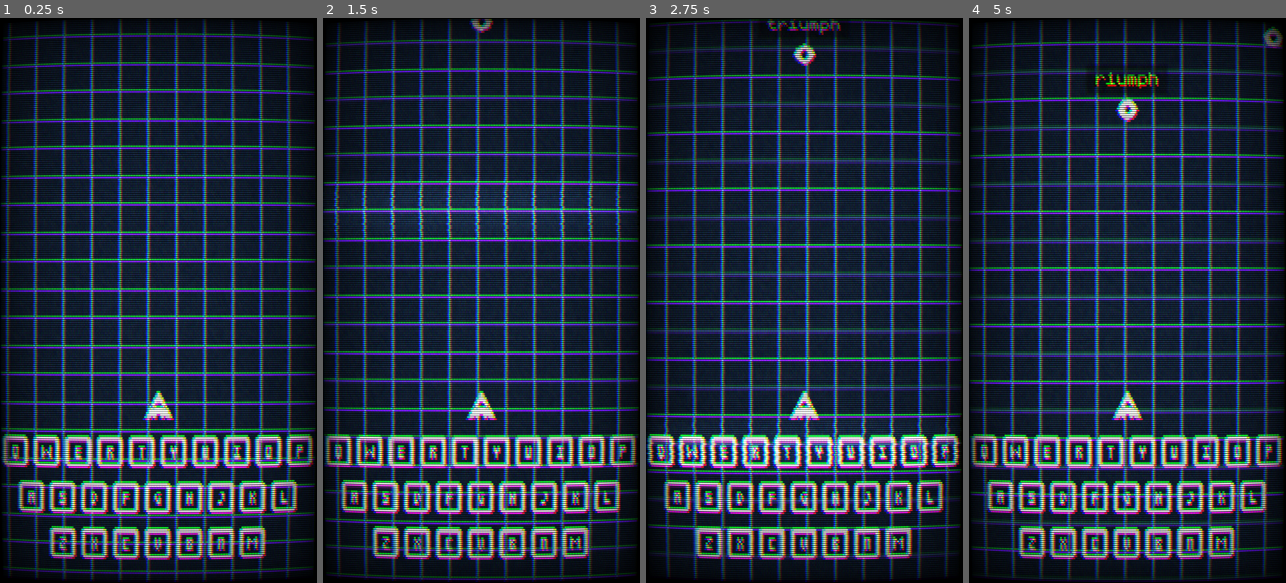
Above: before the commit, frames 1-4 (left to right).
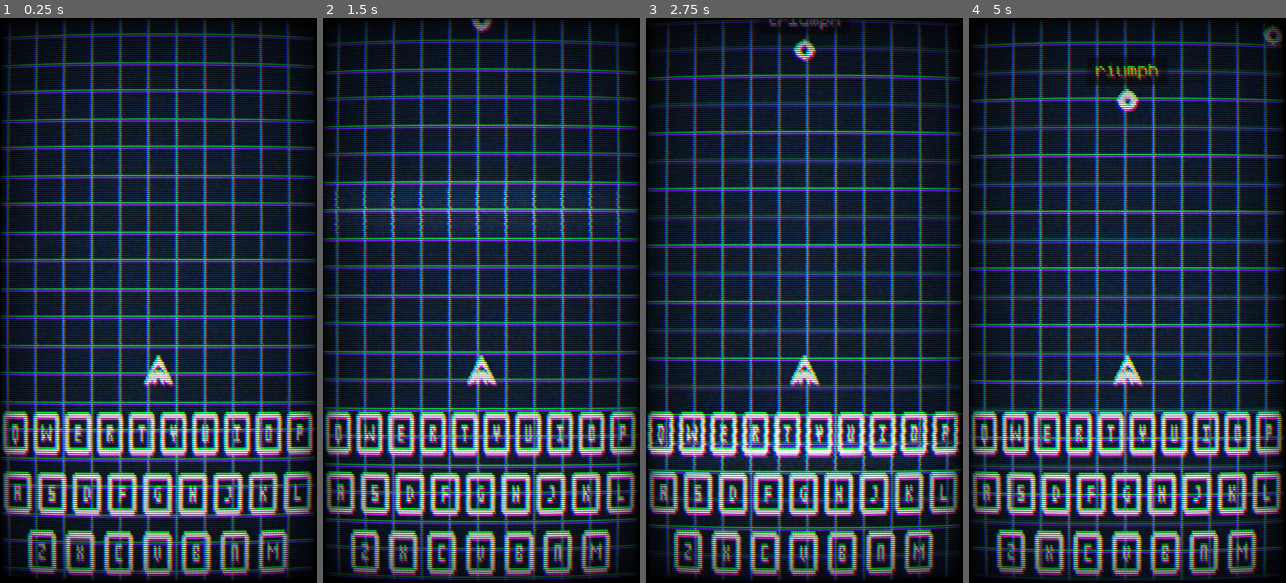
Above: after the commit, the same moments.

Repository: zurkon/bytetype
Game: Godot game, scene res://scenes/main.tscn
Same seed, same stepped clock (60 frames per second), same inputs: the game is played once before the commit and once after it.
Inputs (mouse positions are in pixels of both pictures, inside the frame that each line leads up to; where the layout moved, square brackets give the same spot in the first picture):
- Up to frame 1 (0.25 s): no input
- Up to frame 2 (1.5 s): click (338, 436) [338, 453] at 0.5 s; click (370, 436) [370, 453] at 1.25 s
- Up to frame 3 (2.75 s): click (725, 436) [725, 453] at 2 s
- Up to frame 4 (5 s): click (1079, 436) [1079, 453] at 2.75 s; click (1111, 436) [1111, 453] at 3.5 s; click (1143, 436) [1143, 453] at 4.25 s

The runs differ from the first frame. In frame 1, 19% of the frame differs, in the area x 0-100%, y 59-99%; in frame 2, 19%; in frame 3, 20%; in frame 4, 21%, in the area x 0-100%, y 1-99%.

Commit message:
refactor: organize files

Diff:
--- a/project.godot
+++ b/project.godot
@@ -23,6 +23,7 @@
 window/size/window_height_override=1360
 window/stretch/mode="canvas_items"
 window/stretch/scale_mode="integer"
+window/handheld/orientation=1
 
 [rendering]
 
--- a/scenes/key.tscn
+++ b/scenes/key.tscn
@@ -3,7 +3,7 @@
 [ext_resource type="Script" uid="uid://b30q4eevnq13f" path="res://scripts/key.gd" id="1_yk2u2"]
 
 [node name="Key" type="TextureButton"]
-custom_minimum_size = Vector2(18, 22)
+custom_minimum_size = Vector2(18, 27)
 stretch_mode = 0
 script = ExtResource("1_yk2u2")
 code = 65
--- a/scenes/keyboard.tscn
+++ b/scenes/keyboard.tscn
@@ -64,10 +64,12 @@
 offset_top = -70.0
 grow_horizontal = 2
 grow_vertical = 0
-theme_override_constants/margin_bottom = 10
 
 [node name="VBoxContainer" type="VBoxContainer" parent="MarginContainer"]
-layout_mode = 2
+custom_minimum_size = Vector2(0, 90)
+layout_mode = 2
+theme_override_constants/separation = 4
+alignment = 1
 
 [node name="Line1" type="HBoxContainer" parent="MarginContainer/VBoxContainer"]
 layout_mode = 2
@@ -75,60 +77,70 @@
 alignment = 1
 
 [node name="Q" parent="MarginContainer/VBoxContainer/Line1" instance=ExtResource("1_attx4")]
+custom_minimum_size = Vector2(18, 30)
 layout_mode = 2
 texture_normal = ExtResource("2_a8m4y")
 texture_pressed = ExtResource("3_rk632")
 code = 81
 
 [node name="W" parent="MarginContainer/VBoxContainer/Line1" instance=ExtResource("1_attx4")]
+custom_minimum_size = Vector2(18, 30)
 layout_mode = 2
 texture_normal = ExtResource("5_ryxjm")
 texture_pressed = ExtResource("6_bt7hq")
 code = 87
 
 [node name="E" parent="MarginContainer/VBoxContainer/Line1" instance=ExtResource("1_attx4")]
+custom_minimum_size = Vector2(18, 30)
 layout_mode = 2
 texture_normal = ExtResource("7_otrfl")
 texture_pressed = ExtResource("8_b5l4y")
 code = 69
 
 [node name="R" parent="MarginContainer/VBoxContainer/Line1" instance=ExtResource("1_attx4")]
+custom_minimum_size = Vector2(18, 30)
 layout_mode = 2
 texture_normal = ExtResource("9_0sago")
 texture_pressed = ExtResource("10_45u48")
 code = 82
 
 [node name="T" parent="MarginContainer/VBoxContainer/Line1" instance=ExtResource("1_attx4")]
+custom_minimum_size = Vector2(18, 30)
 layout_mode = 2
 texture_normal = ExtResource("11_icx21")
 texture_pressed = ExtResource("12_goabc")
 code = 84
 
 [node name="Y" parent="MarginContainer/VBoxContainer/Line1" instance=ExtResource("1_attx4")]
+custom_minimum_size = Vector2(18, 30)
 layout_mode = 2
 texture_normal = ExtResource("13_yuqlv")
 texture_pressed = ExtResource("14_hnsch")
 code = 89
 
 [node name="U" parent="MarginContainer/VBoxContainer/Line1" instance=ExtResource("1_attx4")]
+custom_minimum_size = Vector2(18, 30)
 layout_mode = 2
 texture_normal = ExtResource("15_tr43p")
 texture_pressed = ExtResource("16_e7d1b")
 code = 85
 
 [node name="I" parent="MarginContainer/VBoxContainer/Line1" instance=ExtResource("1_attx4")]
+custom_minimum_size = Vector2(18, 30)
 layout_mode = 2
 texture_normal = ExtResource("17_ex5g7")
 texture_pressed = ExtResource("18_ynx36")
 code = 73
 
 [node name="O" parent="MarginContainer/VBoxContainer/Line1" instance=ExtResource("1_attx4")]
+custom_minimum_size = Vector2(18, 30)
 layout_mode = 2
 texture_normal = ExtResource("19_d2ki1")
 texture_pressed = ExtResource("20_26bn8")
 code = 79
 
 [node name="P" parent="MarginContainer/VBoxContainer/Line1" instance=ExtResource("1_attx4")]
+custom_minimum_size = Vector2(18, 30)
 layout_mode = 2
 texture_normal = ExtResource("21_2tfhn")
 texture_pressed = ExtResource("22_jl6uo")
@@ -140,53 +152,62 @@
 alignment = 1
 
 [node name="A" parent="MarginContainer/VBoxContainer/Line2" instance=ExtResource("1_attx4")]
+custom_minimum_size = Vector2(20, 30)
 layout_mode = 2
 texture_normal = ExtResource("23_yuqlv")
 texture_pressed = ExtResource("24_hnsch")
 
 [node name="S" parent="MarginContainer/VBoxContainer/Line2" instance=ExtResource("1_attx4")]
+custom_minimum_size = Vector2(20, 30)
 layout_mode = 2
 texture_normal = ExtResource("25_tr43p")
 texture_pressed = ExtResource("26_e7d1b")
 code = 83
 
 [node name="D" parent="MarginContainer/VBoxContainer/Line2" instance=ExtResource("1_attx4")]
+custom_minimum_size = Vector2(20, 30)
 layout_mode = 2
 texture_normal = ExtResource("27_ex5g7")
 texture_pressed = ExtResource("28_ynx36")
 code = 68
 
 [node name="F" parent="MarginContainer/VBoxContainer/Line2" instance=ExtResource("1_attx4")]
+custom_minimum_size = Vector2(20, 30)
 layout_mode = 2
 texture_normal = ExtResource("29_d2ki1")
 texture_pressed = ExtResource("30_26bn8")
 code = 70
 
 [node name="G" parent="MarginContainer/VBoxContainer/Line2" instance=ExtResource("1_attx4")]
+custom_minimum_size = Vector2(20, 30)
 layout_mode = 2
 texture_normal = ExtResource("31_vf7pl")
 texture_pressed = ExtResource("32_grqji")
 code = 71
 
 [node name="H" parent="MarginContainer/VBoxContainer/Line2" instance=ExtResource("1_attx4")]
+custom_minimum_size = Vector2(20, 30)
 layout_mode = 2
 texture_normal = ExtResource("33_8h0ke")
 texture_pressed = ExtResource("34_4f52l")
 code = 72
 
 [node name="J" parent="MarginContainer/VBoxContainer/Line2" instance=ExtResource("1_attx4")]
+custom_minimum_size = Vector2(20, 30)
 layout_mode = 2
 texture_normal = ExtResource("35_2xurf")
 texture_pressed = ExtResource("36_mf5k6")
 code = 74
 
 [node name="K" parent="MarginContainer/VBoxContainer/Line2" instance=ExtResource("1_attx4")]
+custom_minimum_size = Vector2(20, 30)
 layout_mode = 2
 texture_normal = ExtResource("37_v0olh")
 texture_pressed = ExtResource("38_jf011")
 code = 75
 
 [node name="L" parent="MarginContainer/VBoxContainer/Line2" instance=ExtResource("1_attx4")]
+custom_minimum_size = Vector2(20, 30)
 layout_mode = 2
 texture_normal = ExtResource("39_skbj0")
 texture_pressed = ExtResource("40_rsset")
@@ -194,46 +215,53 @@
 
 [node name="Line3" type="HBoxContainer" parent="MarginContainer/VBoxContainer"]
 layout_mode = 2
-theme_override_constants/separation = 0
+theme_override_constants/separation = 2
 alignment = 1
 
 [node name="Z" parent="MarginContainer/VBoxContainer/Line3" instance=ExtResource("1_attx4")]
+custom_minimum_size = Vector2(20, 30)
 layout_mode = 2
 texture_normal = ExtResource("41_f015n")
 texture_pressed = ExtResource("42_yeb0b")
 code = 90
 
 [node name="X" parent="MarginContainer/VBoxContainer/Line3" instance=ExtResource("1_attx4")]
+custom_minimum_size = Vector2(20, 30)
 layout_mode = 2
 texture_normal = ExtResource("43_vl106")
 texture_pressed = ExtResource("44_6ba13")
 code = 88
 
 [node name="C" parent="MarginContainer/VBoxContainer/Line3" instance=ExtResource("1_attx4")]
+custom_minimum_size = Vector2(20, 30)
 layout_mode = 2
 texture_normal = ExtResource("45_p7v7m")
 texture_pressed = ExtResource("46_iow1p")
 code = 67
 
 [node name="V" parent="MarginContainer/VBoxContainer/Line3" instance=ExtResource("1_attx4")]
+custom_minimum_size = Vector2(20, 30)
 layout_mode = 2
 texture_normal = ExtResource("47_arrrv")
 texture_pressed = ExtResource("48_pjl03")
 code = 86
 
 [node name="B" parent="MarginContainer/VBoxContainer/Line3" instance=ExtResource("1_attx4")]
+custom_minimum_size = Vector2(20, 30)
 layout_mode = 2
 texture_normal = ExtResource("49_g3vlx")
 texture_pressed = ExtResource("50_1q3tx")
 code = 66
 
 [node name="N" parent="MarginContainer/VBoxContainer/Line3" instance=ExtResource("1_attx4")]
+custom_minimum_size = Vector2(20, 30)
 layout_mode = 2
 texture_normal = ExtResource("51_dlxf4")
 texture_pressed = ExtResource("52_io8vf")
 code = 78
 
 [node name="M" parent="MarginContainer/VBoxContainer/Line3" instance=ExtResource("1_attx4")]
+custom_minimum_size = Vector2(20, 30)
 layout_mode = 2
 texture_normal = ExtResource("53_0doqr")
 texture_pressed = ExtResource("54_6tbqx")
--- a/scenes/main.tscn
+++ b/scenes/main.tscn
@@ -54,7 +54,7 @@
 [node name="Gameplay" type="Node2D" parent="."]
 
 [node name="Player" parent="Gameplay" instance=ExtResource("1_o5qli")]
-position = Vector2(90, 220)
+position = Vector2(90, 200)
 rotation = -1.5707964
 motion_mode = 1
 
--- a/scripts/camera.gd
+++ b/scripts/camera.gd
@@ -23,6 +23,9 @@
 		# Resets camera offset
 		offset = lerp(offset, Vector2.ZERO, 10.5 * delta)
 
+## Starts screen shake effect. [br]
+## [param intensity]: Intensity of the shake effect. [br]
+## [param duration]: Screen shake duration in seconds.
 func screen_shake(intensity: float = 6.0, duration: float = 0.5) -> void:
 	noise.frequency = 2.0
 
--- a/scripts/key.gd
+++ b/scripts/key.gd
@@ -5,6 +5,7 @@
 func _ready() -> void:
 	pressed.connect(_emit_keyinput)
 
+# Simulates a Pressed Key Event
 func _emit_keyinput() -> void:
 	var event = InputEventKey.new()
 	event.keycode = code
--- a/scripts/keyboard.gd
+++ /dev/null
@@ -1,5 +0,0 @@
-extends CanvasLayer
-
-func _unhandled_key_input(event: InputEvent) -> void:
-	var key = OS.get_keycode_string(event.keycode)
-	print("Key " + key + " pressed")
--- a/scripts/main.gd
+++ b/scripts/main.gd
@@ -53,6 +53,7 @@
 		current_index += 1
 		player.fire(current_enemy, current_index, current_word)
 
+## Resets target variables
 func reset_aim() -> void:
 	current_index = 0
 	current_enemy = null
--- a/scripts/player.gd
+++ b/scripts/player.gd
@@ -15,6 +15,9 @@
 func _ready() -> void:
 	hurtbox_component.body_entered.connect(_on_body_entered)
 
+## Fires a [Bullet] instance to target direction. [br]
+## That instance holds the [code]current_index[/code] to be removed [br]
+## and [code]target_word[/code] for collision checking.
 func fire(target: Enemy, index: int, word: String) -> void:
 	# You should not fire when not running
 	if not running:
@@ -26,6 +29,7 @@
 	get_parent().add_child(bullet_instance)
 	bullet_instance.look_at(target.global_position)
 
+## Rotates player to target direction.
 func aim(target: Vector2) -> void:
 	var target_rotation = global_position.angle_to_point(target)
 	tween = create_tween()
@@ -43,7 +47,6 @@
 	particles.restart()
 	particles.emitting = true
 
-
 func _on_body_entered(body: Node2D):
 	if body is Enemy:
 		destroy()
Not shown, removed: scripts/keyboard.gd.uid
